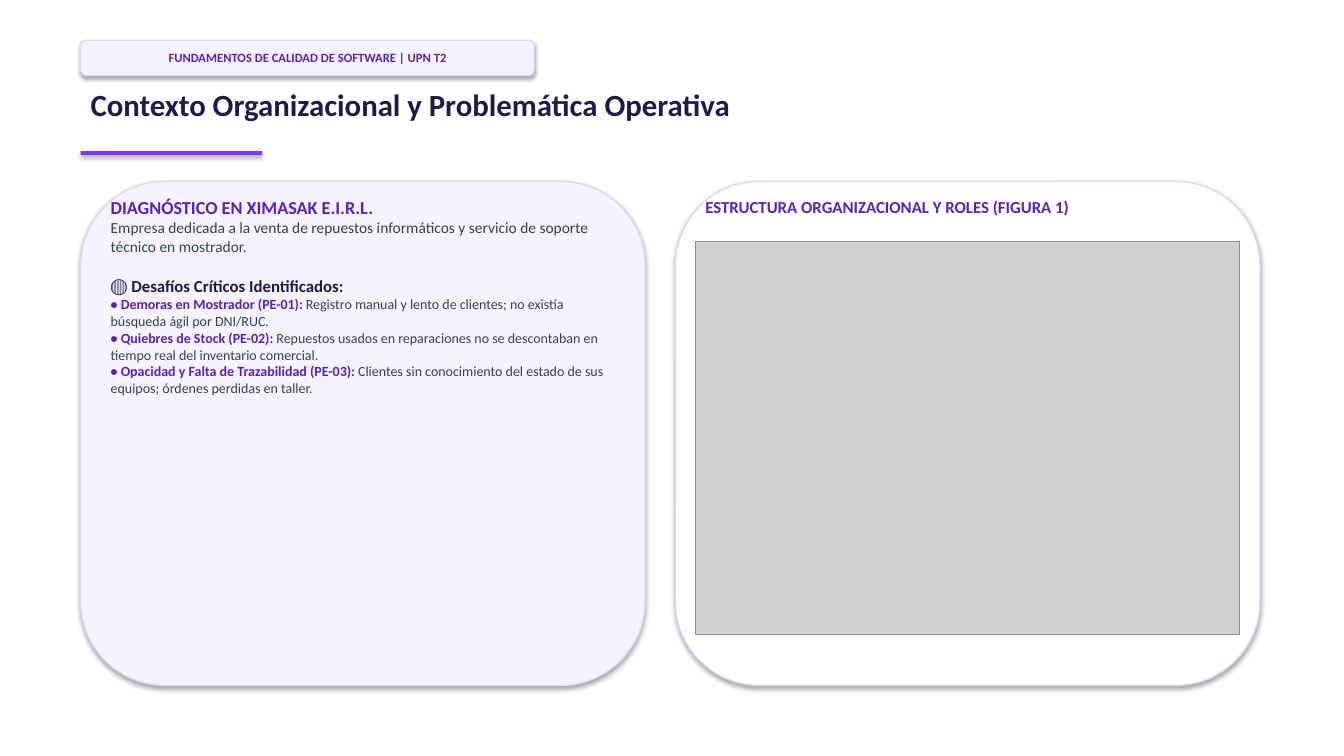
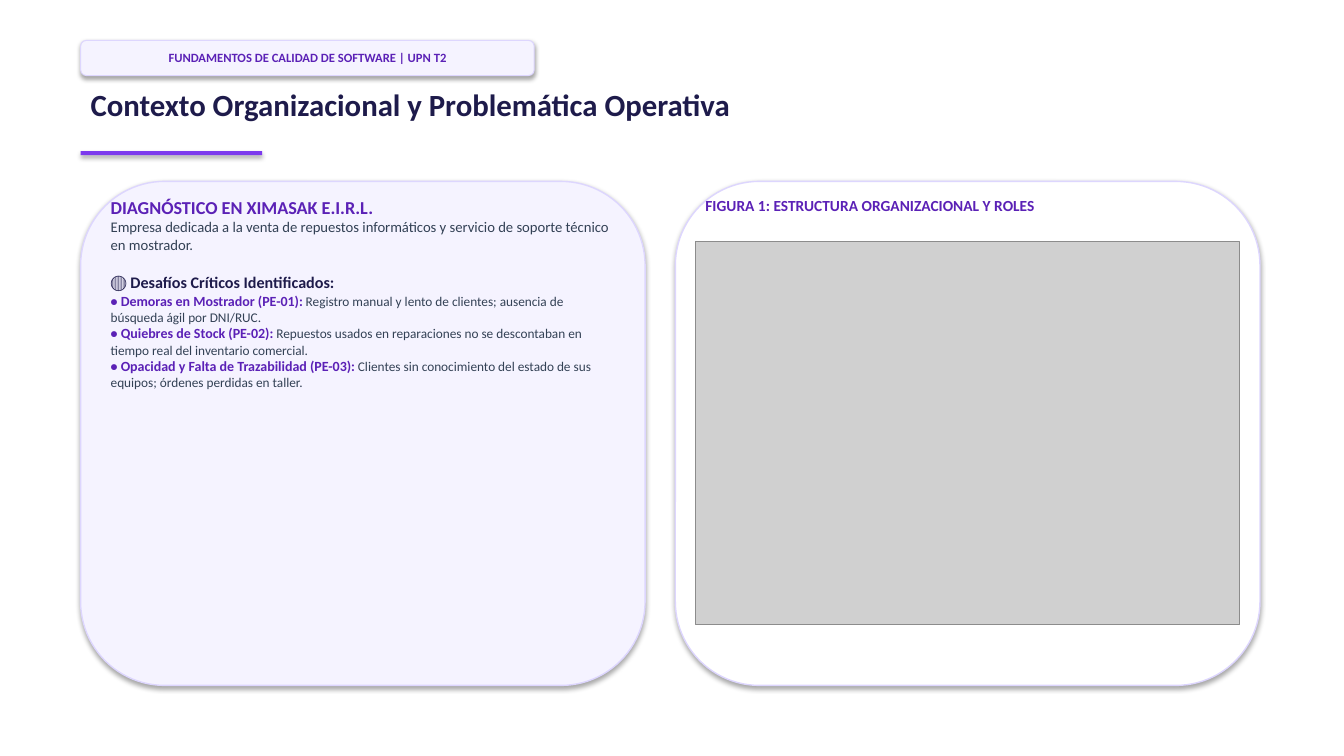
Before and after one commit to alevascan/ximasak, a slide deck: slide 2 of Exposicion_SIRVS_Ximasak_T2.pptx. Drawn at 1344x756 pixels with LibreOffice and Linux fonts; fonts in the diff are those of the drawing; grey boxes stand for pictures. Boxes give left, top, right and bottom in pixels: in the first picture for what was removed or moved away, otherwise in the second. Text is boxed around its words. In the diff, an @@ line names an element or a change of style, - is before the commit and + after.

Commit message:
Corregir mapeo exacto de figuras e imagenes del informe en el PPT

```diff
--- a/Exposicion_SIRVS_Ximasak_T2.pptx
+++ b/Exposicion_SIRVS_Ximasak_T2.pptx
@@ text at [705, 198, 1034, 211]: text changed; size 12 to 11 pt @@
-ESTRUCTURA ORGANIZACIONAL Y ROLES (FIGURA 1)
+FIGURA 1: ESTRUCTURA ORGANIZACIONAL Y ROLES
@@ text at [111, 222, 609, 389]: size 11 to 10.5 pt in "Empresa dedicada a la venta de repuestos ..."; size 12 to 11.5 pt in "🔴 Desafíos Críticos Identificados:"; size 10 to 9.5 pt in "Repuestos usados en reparaciones no se descontaban ...", "Clientes sin conocimiento del estado de sus ..." @@
@@ picture: place and size @@
-picture at [696, 242, 1240, 635]
+picture at [696, 242, 1240, 625]
@@ text at [111, 296, 564, 325]: text changed; size 10 to 9.5 pt @@
-• Demoras en Mostrador (PE-01): Registro manual y lento de clientes; no existía búsqueda ágil por DNI/RUC.
+• Demoras en Mostrador (PE-01): Registro manual y lento de clientes; ausencia de búsqueda ágil por DNI/RUC.
```
Also in this commit, not shown: 6 other slides changed.
